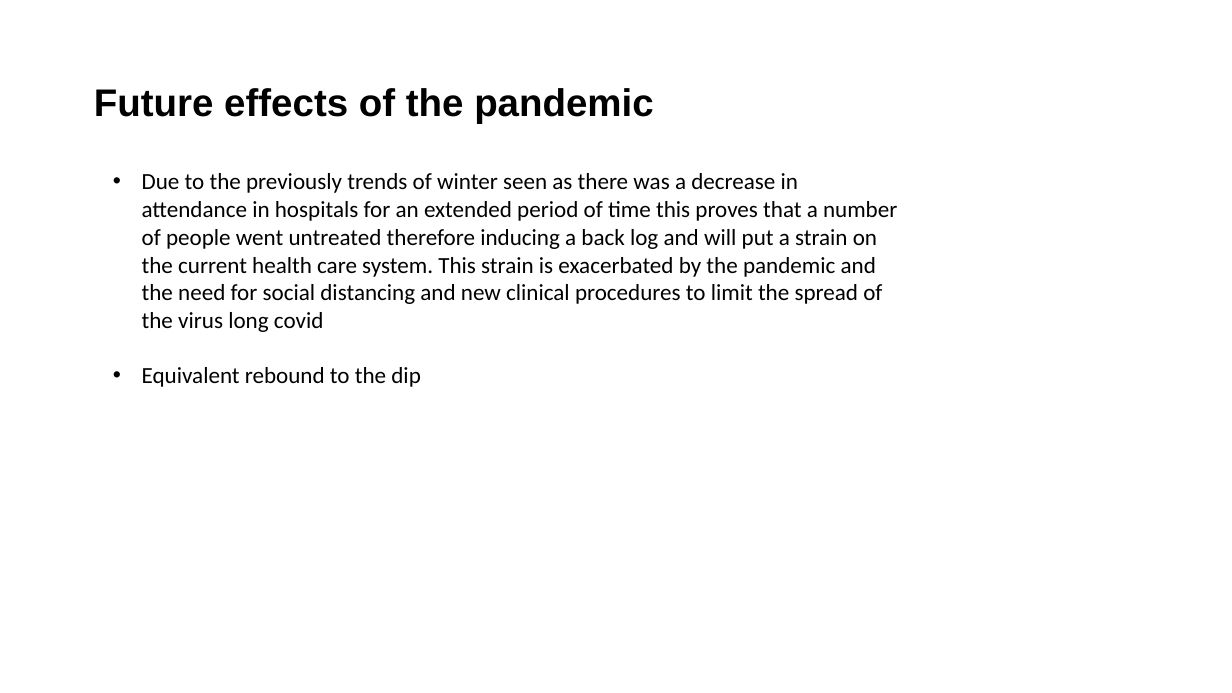
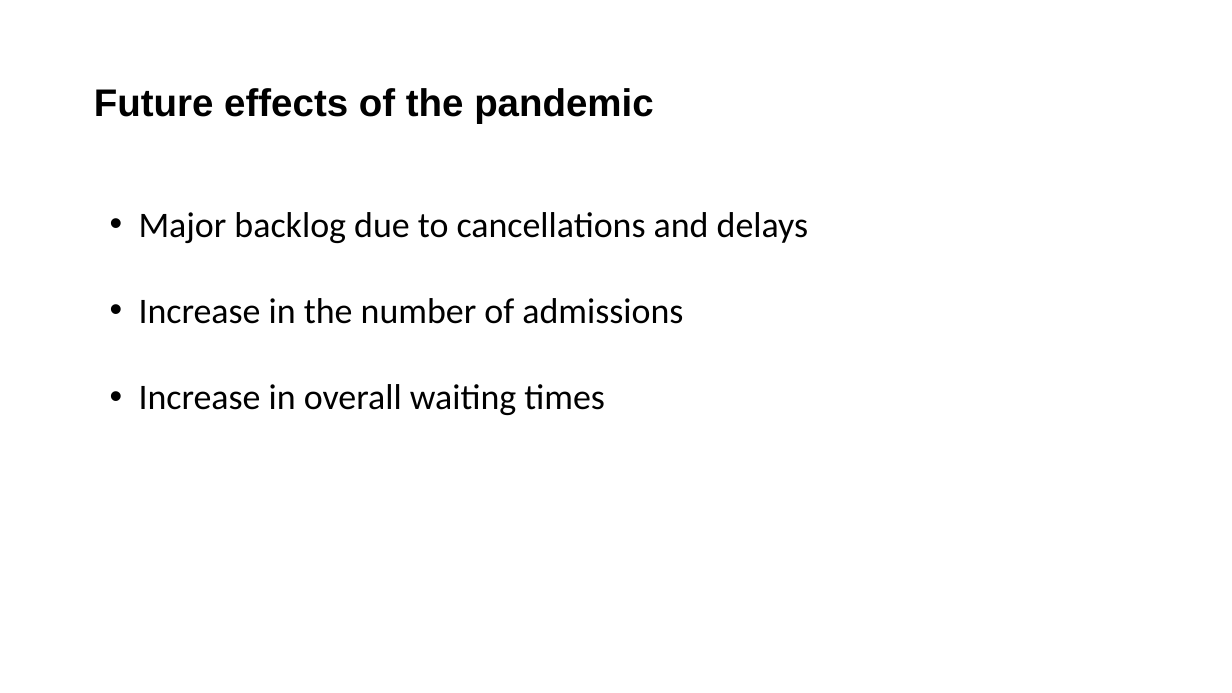
Before and after one commit to TomW49/phs_rshiny_dashboard_project, a slide deck: slide 9 of documentation/pres_phs.pptx. Drawn at 1232x693 pixels with LibreOffice and Linux fonts; fonts in the diff are those of the drawing; background and template pictures are left out. Boxes give left, top, right and bottom in pixels: in the first picture for what was removed or moved away, otherwise in the second. Text is boxed around its words. In the diff, an @@ line names an element or a change of style, - is before the commit and + after.

Commit message:
Update future effects slide

```diff
--- a/documentation/pres_phs.pptx
+++ b/documentation/pres_phs.pptx
@@ text at (x1=139, y1=212, x2=808, y2=415): text changed; size 18 to 28 pt @@
-• Due to the previously trends of winter seen as there was a decrease in attendance in hospitals for an extended period of time this proves that a number of people went untreated therefore inducing a back log and will put a strain on the current health care system. This strain is exacerbated by the pandemic and the need for social distancing and new clinical procedures to limit the spread of the virus long covid
-• Equivalent rebound to the dip
+• Major backlog due to cancellations and delays
+• Increase in the number of admissions
+• Increase in overall waiting times
```
